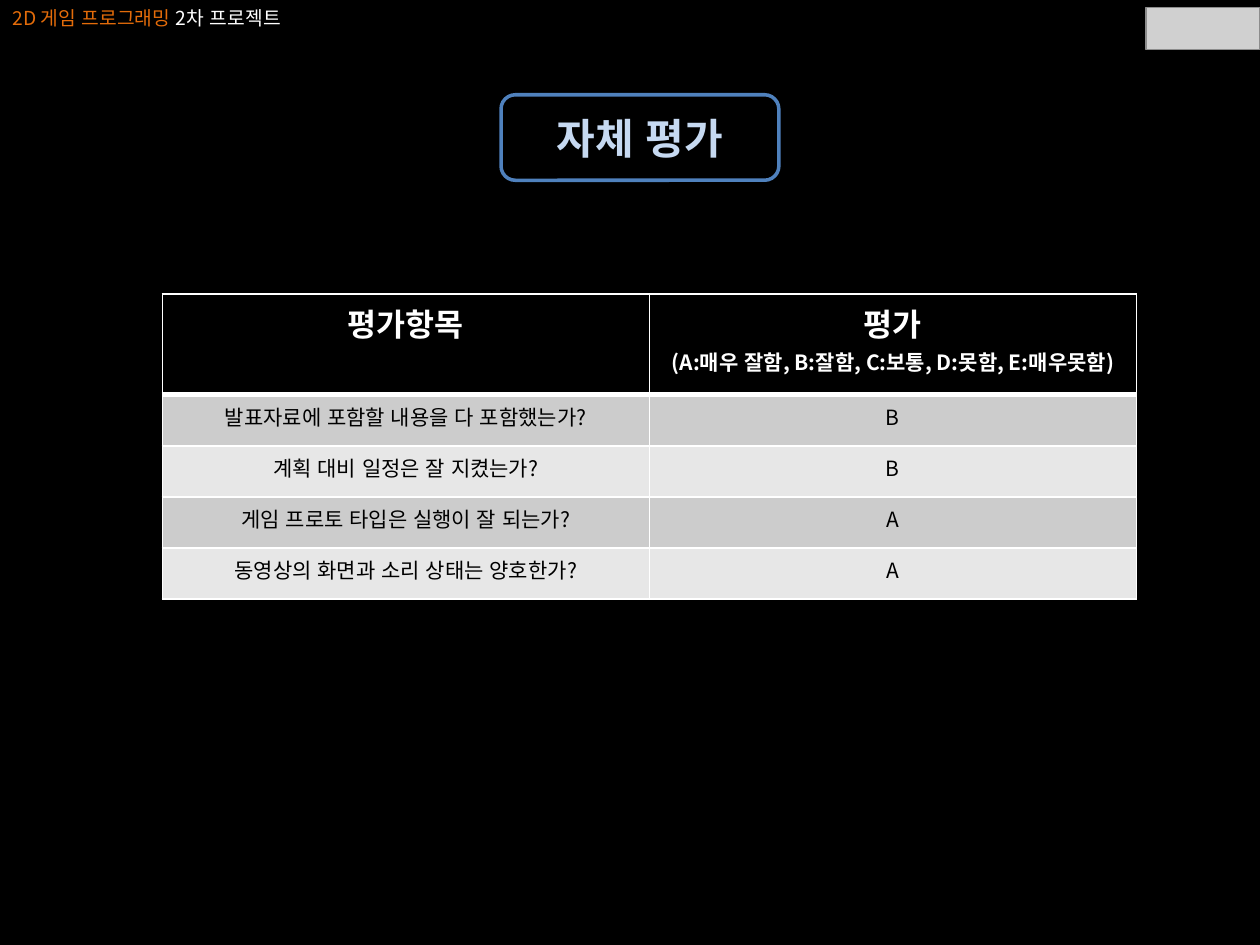
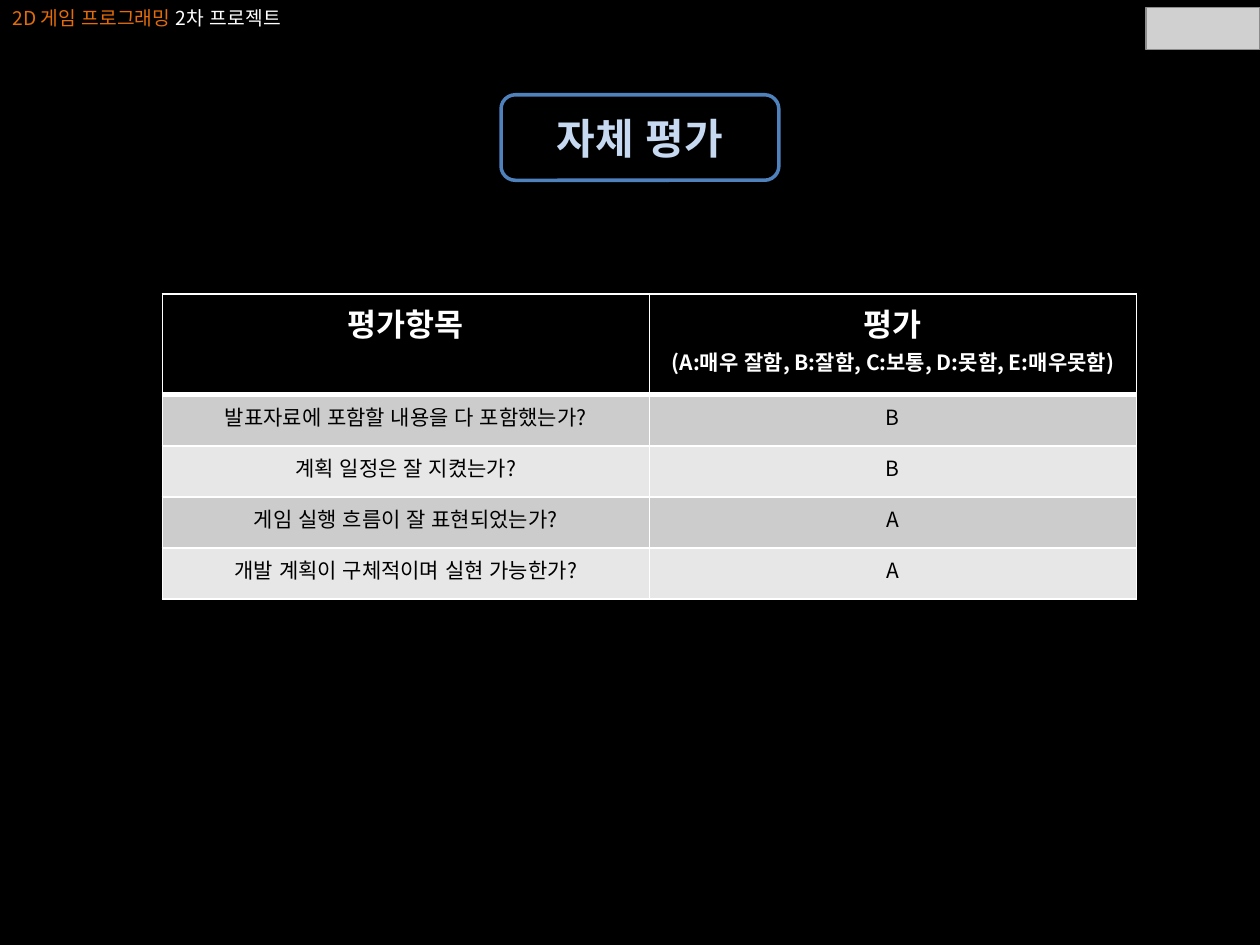
Before and after one commit to DongGyu96/2DGP, a slide deck: slide 7 of PPT/2DGP_Presentation_2_2015180030_LeeDongGyu.pptx. Drawn at 1260x945 pixels with LibreOffice and Linux fonts; fonts in the diff are those of the drawing; grey boxes stand for pictures. Boxes give left, top, right and bottom in pixels: in the first picture for what was removed or moved away, otherwise in the second. Text is boxed around its words. In the diff, an @@ line names an element or a change of style, - is before the commit and + after.

```diff
--- a/PPT/2DGP_Presentation_2_2015180030_LeeDongGyu.pptx
+++ b/PPT/2DGP_Presentation_2_2015180030_LeeDongGyu.pptx
@@ table at (163, 294, 1135, 584) @@
-row 3, column 1: 계획 대비 일정은 잘 지켰는가?
+row 3, column 1: 계획 일정은 잘 지켰는가?
-row 4, column 1: 게임 프로토 타입은 실행이 잘 되는가?
+row 4, column 1: 게임 실행 흐름이 잘 표현되었는가?
-row 5, column 1: 동영상의 화면과 소리 상태는 양호한가?
+row 5, column 1: 개발 계획이 구체적이며 실현 가능한가?
```
Also in this commit, not shown: 1 other file.
